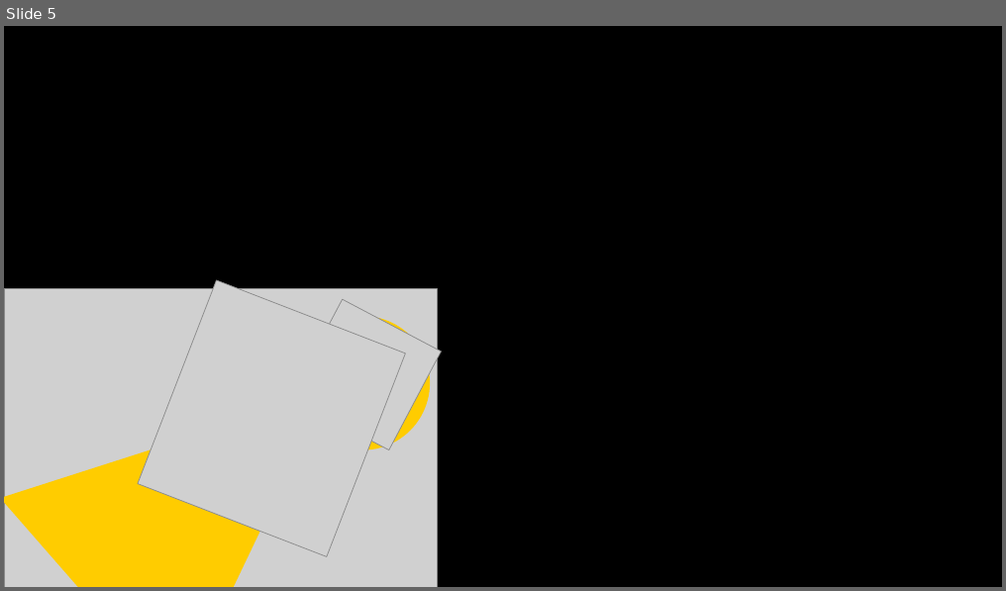
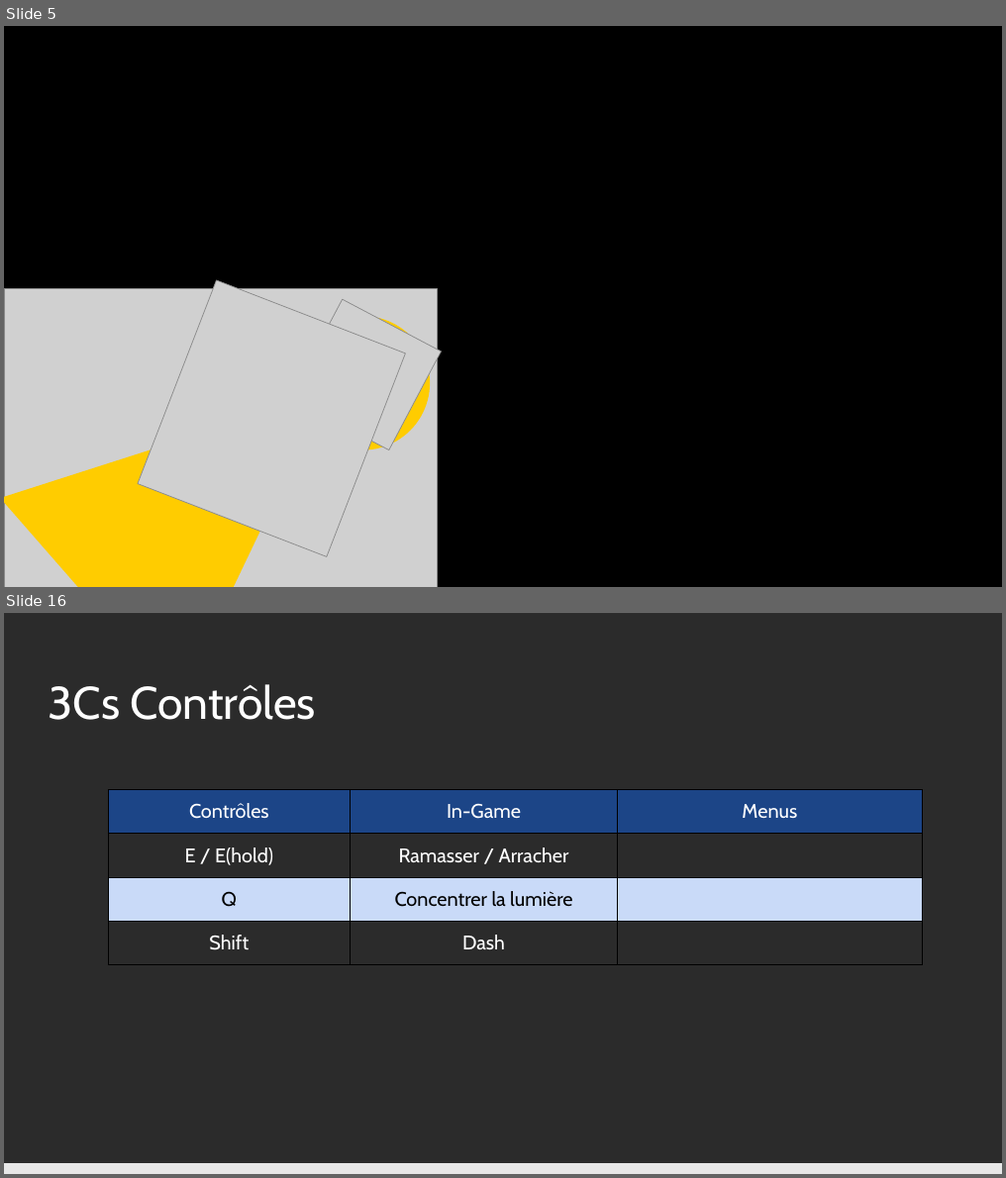
Before and after one commit to KevinBachelierBart/TPGeneraux, a slide deck: PrésentationSintaZaranie.pptx. Shown one above the other, each under a label of ours: slide 5 before the commit, slides 5 and 16 after it; the slides between them are not shown. The pictures are 1006x591 and 1006x1178 pixels, drawn with LibreOffice and Linux fonts; fonts in the diff are those of the drawing; grey boxes stand for pictures; background and template pictures are left out; a plain dark background stands for a picture behind light text. Boxes give left, top, right and bottom in pixels: in the first picture for what was removed or moved away, otherwise in the second. Text is boxed around its words. In the diff, an @@ line names an element or a change of style, - is before the commit and + after.

```diff
--- a/PrésentationSintaZaranie.pptx
+++ b/PrésentationSintaZaranie.pptx
@@ slide 16 added at <box>4,613,1002,1174</box>, background picture (left out) @@
@@ title added at <box>48,684,316,720</box>, 44 pt, text #FFFFFF @@
+3Cs Contrôles
@@ table added at <box>108,789,923,964</box>, 4 rows, 3 columns @@
+Contrôles | In-Game | Menus
+E / E(hold) | Ramasser / Arracher | 
+Q | Concentrer la lumière | 
+Shift | Dash | 
@@ rectangle added at <box>4,1164,1002,1174</box>, fill #E8E8E8 @@
```
Also in this commit, not shown: 2 slides changed, 12 other slides added, 1 other file.
